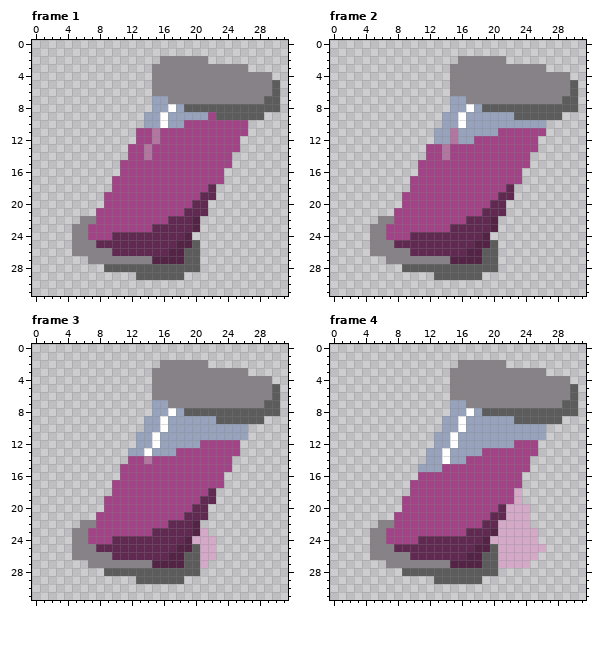
A pixel-art file gets an edit: assets/apples/juicev2.aseprite. The first picture shows the starting point.
32x32 pixels, 16 frames. Shown: frame 1, frame 2, frame 3, frame 4. The commit also changed other frames, which this record leaves out.
New version:
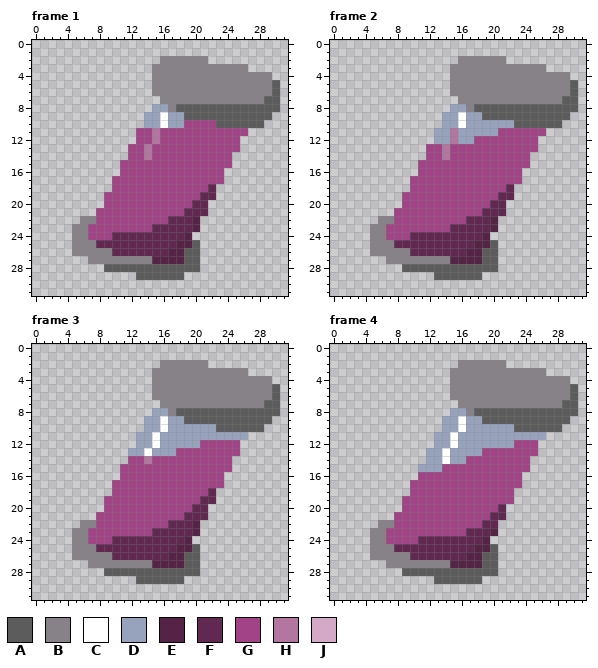
Palette (. is transparent): A #5c5c5c  B #878287  C #ffffff  D #97a3bc  E #542346  F #612951  G #a14386  H #b376a1  J #d4a9c8
From old to new:
layer "spill" now hidden
Frame 1, layers "juice", "recipent":
y 7: x 15..16 DD -> .B
y 8: x 17..18 CD -> BA
y 9: x 19..22 DDDG -> AAAA; x 29 . -> A
y 10: x 23..28 GGGG.. -> AAAAAA
Frame 2, layer "recipent":
y 7: x 15..16 DD -> .B
y 8: x 17..18 CD -> BA
y 9: x 19..22 DDDD -> AAAA; x 29 . -> A
y 10: x 23..28 DDDD.. -> AAAAAA
Frame 3:
y 7: x 15..16 DD -> .B
y 8: x 17..18 CD -> BA
y 9: x 19..22 DDDD -> AAAA; x 29 . -> A
y 10: x 23..28 DDDD.. -> AAAAAA
y 23: x 21 J -> .
y 24: x 20..22 JJJ -> ...
y 25..26: x 21..22 JJ -> ..
y 27: x 21 J -> .
Frame 4:
y 7: x 15..16 DD -> .B
y 8: x 17..18 CD -> BA
y 9: x 19..22 DDDD -> AAAA; x 29 . -> A
y 10: x 23..28 DDDD.. -> AAAAAA
y 18..19: x 23 J -> .
y 20..21: x 22..24 JJJ -> ...
y 22: x 21..24 JJJJ -> ....
y 23: x 21..25 JJJJJ -> .....
y 24: x 20..25 JJJJJJ -> ......
y 25: x 21..26 JJJJJJ -> ......
y 26: x 21..25 JJJJJ -> .....
y 27: x 21..24 JJJJ -> ....
Pixel boxes of the changes (left, top, right, bottom) in both pictures:
changed: (152, 96, 272, 128)
changed: (450, 96, 570, 128)
changed: (152, 400, 272, 432)
erased: (192, 528, 216, 568)
changed: (450, 400, 570, 432)
erased: (490, 488, 546, 568)
